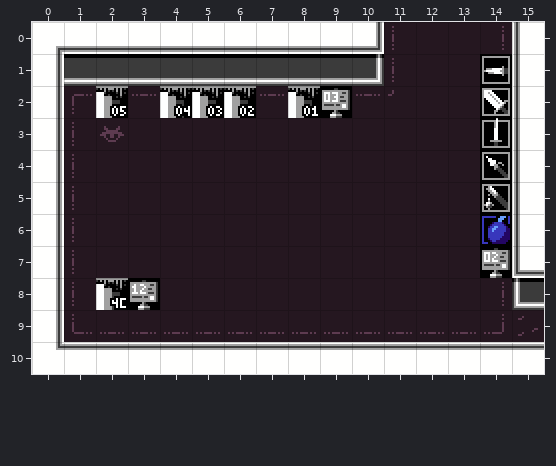
Two versions of a level (Tiled map, art/rooms/Hub/DebugRoom1.tmx). That is the earlier state.
Cells are 16x16 px. Shown: x 0..15, y 0..10.
New version:
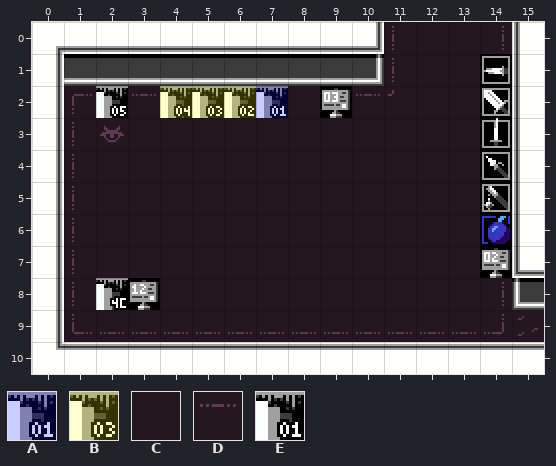
Key: from "Attributes": A 1, B 2; from "DiscoFloorTiles": C 0 "floor", D 2 "floor"; from "ExitTiles": E 1 "exit".
_ is an empty cell.
See-through tiles are keyed as they look on the map.
Commit: Fix item allocations to key on bank index, cleanup debug signs
Edits made:
{"where": "layer \"Base\""}
{"y":2,"x":7,"old":"DE","new":"EC"}
{"where": "layer \"Attributes\""}
{"y":2,"x":4,"old":"____","new":"BBBA"}
{"label":"changed","picture_box":[160,86,320,118]}
